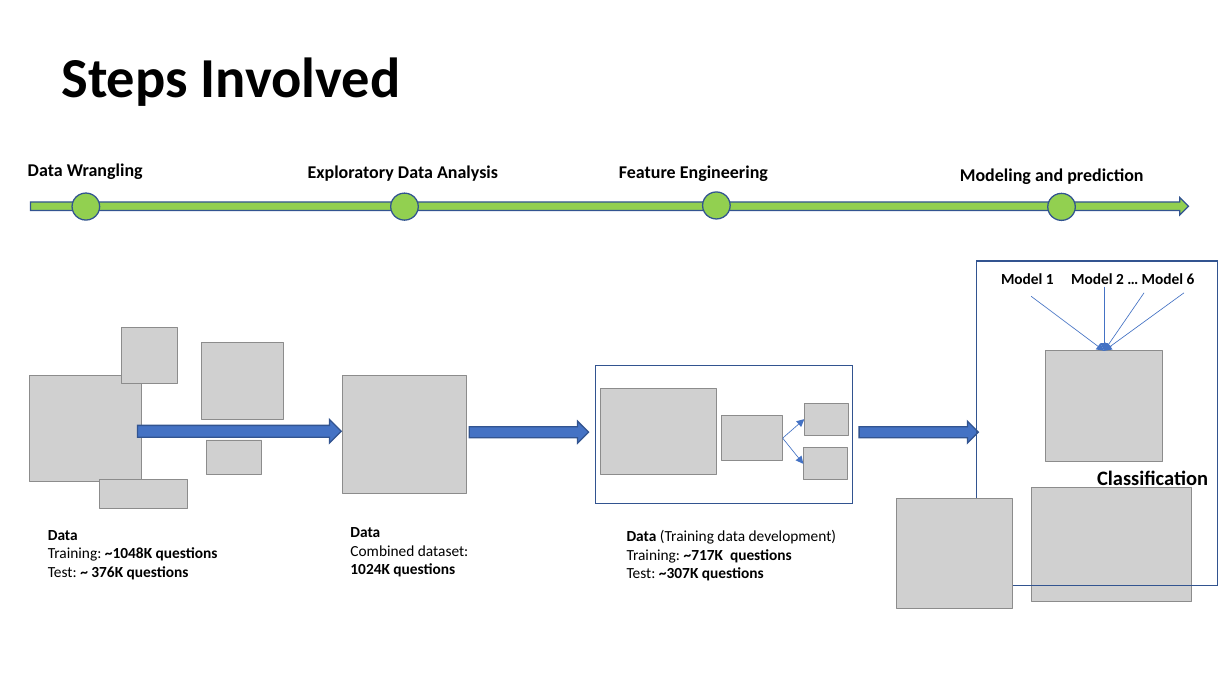
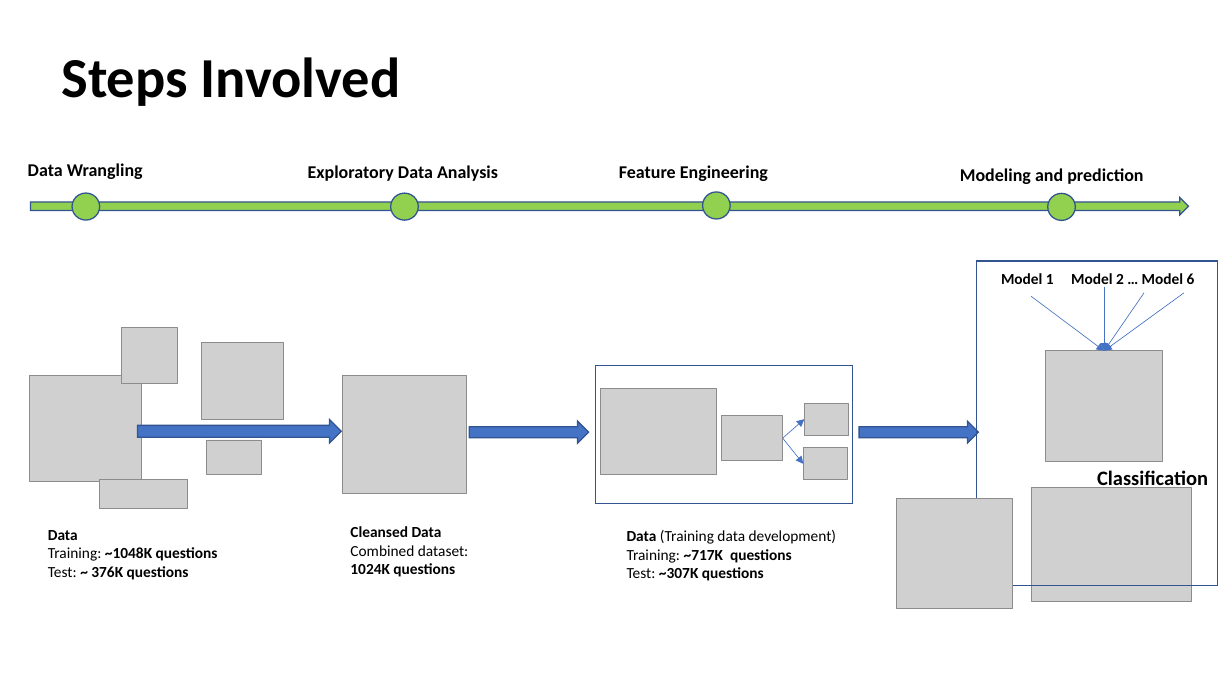
Before and after one commit to shalin4788/Springboard-Do-not-refer-, a slide deck: slide 4 of Capstone Two/reports/Capstone_Presentation.pptx. Drawn at 1232x693 pixels with LibreOffice and Linux fonts; fonts in the diff are those of the drawing; grey boxes stand for pictures. Boxes give left, top, right and bottom in pixels: in the first picture for what was removed or moved away, otherwise in the second. Text is boxed around its words. In the diff, an @@ line names an element or a change of style, - is before the commit and + after.

```diff
--- a/Capstone Two/reports/Capstone_Presentation.pptx
+++ b/Capstone Two/reports/Capstone_Presentation.pptx
@@ text at [350, 526, 442, 537]: text changed @@
-Data
+Cleansed Data
```
Also in this commit, not shown: 11 other slides changed, 1 other file.
